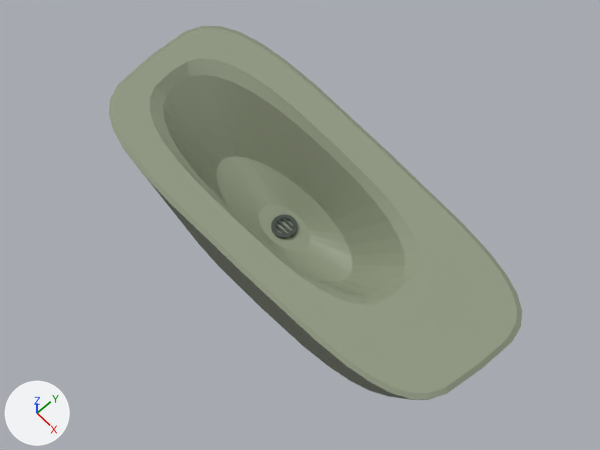
Renders of the Blender file ArtSource/HomeBrushingAction/HomeBrushingAction.blend from each side of a commit.
Before and after are seen from the file's camera 'SinkInspectionCamera'. Lighting does not change. The marker at lower left points along +X, +Y and +Z. The older version comes first.

Objects in the first picture: 'PREVIEW_SinkBasin' and 1 more.
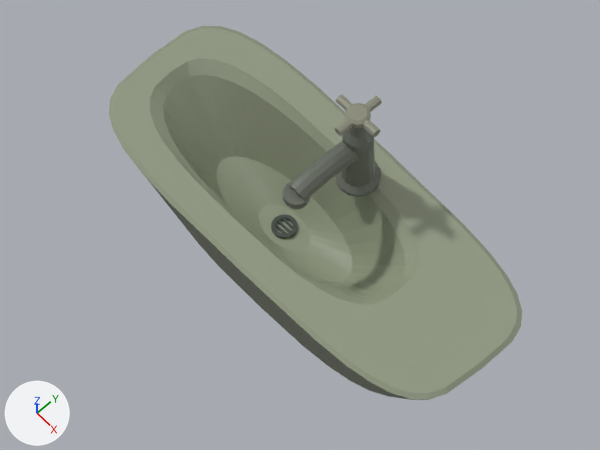
Where the change shows, as pixel boxes [x1, y1, x2, y2] in the pictures (600 x 450 px):
'PREVIEW_FaucetBody', added
    after: [283, 126, 381, 209]
'PREVIEW_FaucetHandle', added
    after: [334, 94, 382, 137]

Edits to the bpy script that builds the scene:
```text
Add mat_mat_faucetworn:
    mat_mat_faucetworn = principled_material('MAT_FaucetWorn')
    mat_mat_faucetworn.base_color = (0.266, 0.27, 0.202)  # grey #8d8e7c
    mat_mat_faucetworn.roughness = 0.32
Add mat_mat_faucetmetal:
    mat_mat_faucetmetal = principled_material('MAT_FaucetMetal')
    mat_mat_faucetmetal.base_color = (0.133, 0.147, 0.12)  # dark grey #666b61
    mat_mat_faucetmetal.roughness = 0.32
Add me_faucethandle_mesh:
    me_faucethandle_mesh.from_pydata(...)  # 96 vertices, 70 faces; spans x -0.048..0.048, y -0.048..0.048, z 0.0..0.028
    me_faucethandle_mesh.materials.append(mat_mat_faucetworn)  # grey #8d8e7c
Add me_faucetbody_mesh:
    me_faucetbody_mesh.from_pydata(...)  # 236 vertices, 198 faces; spans x -0.04..0.04, y -0.169..0.04, z 0.0..0.195
    me_faucetbody_mesh.materials.append(mat_mat_faucetmetal)  # dark grey #666b61
Add ob_preview_faucethandle:
    ob_preview_faucethandle = bpy.data.objects.new('PREVIEW_FaucetHandle', me_faucethandle_mesh)
    ob_preview_faucethandle.location = (0.0, 0.1, 0.295)
Add ob_preview_faucetbody:
    ob_preview_faucetbody = bpy.data.objects.new('PREVIEW_FaucetBody', me_faucetbody_mesh)
    ob_preview_faucetbody.location = (0.0, 0.1, 0.1)
```
